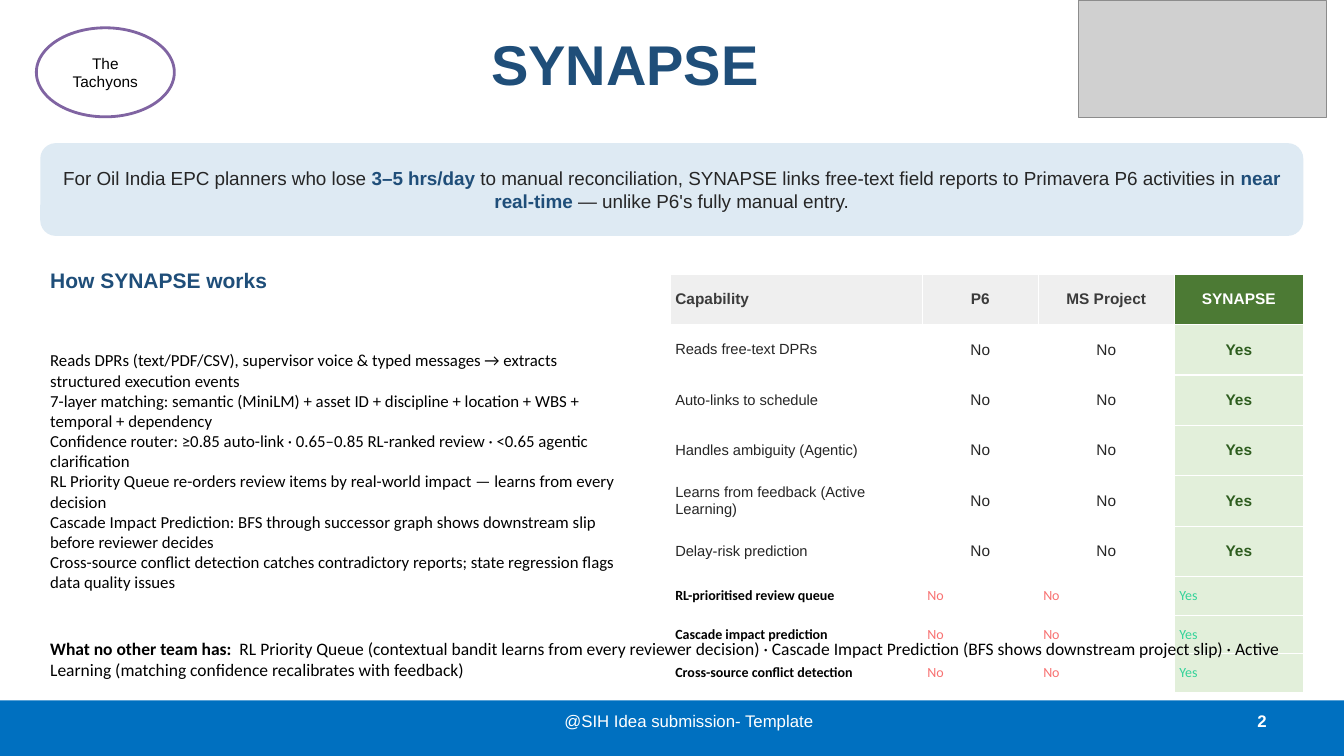
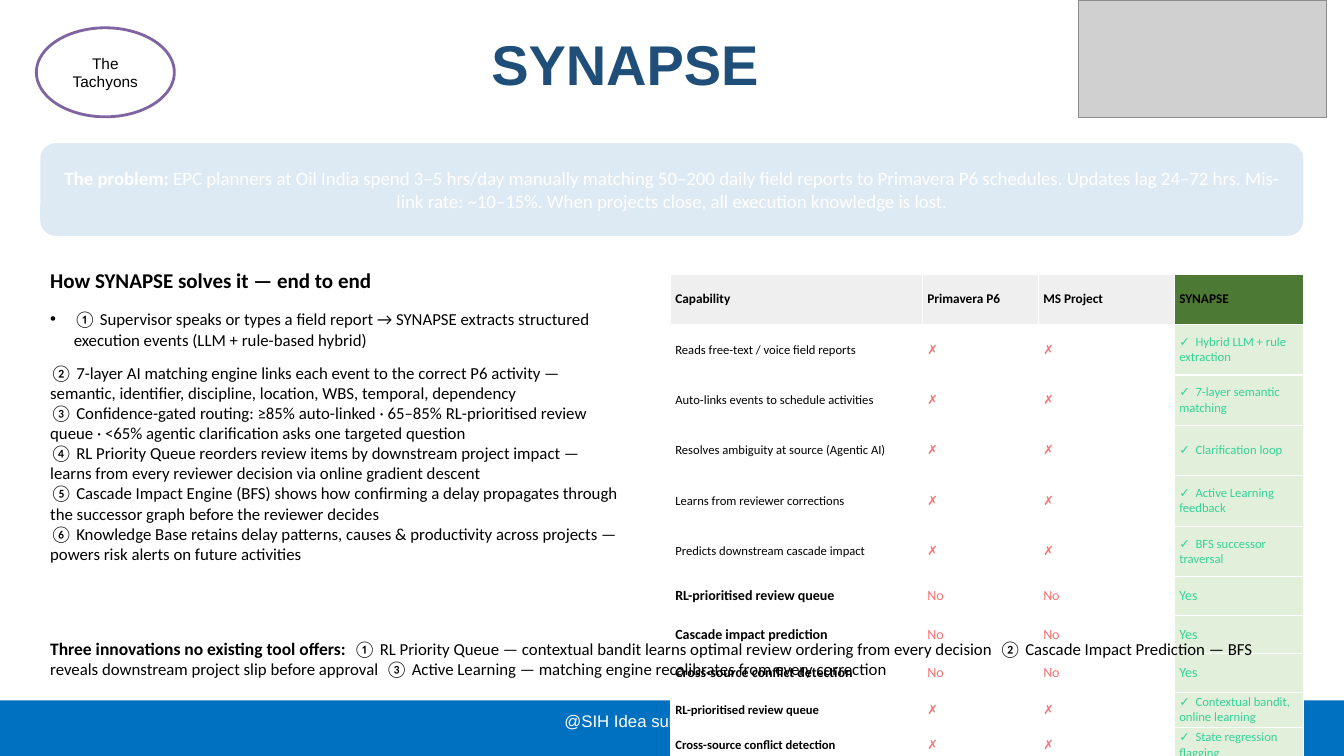
Before and after one commit to Amrithalekshmy/synapse, a slide deck: slide 2 of SYNAPSE_final.pptx. Drawn at 1344x756 pixels with LibreOffice and Linux fonts; fonts in the diff are those of the drawing; grey boxes stand for pictures. Boxes give left, top, right and bottom in pixels: in the first picture for what was removed or moved away, otherwise in the second. Text is boxed around its words. In the diff, an @@ line names an element or a change of style, - is before the commit and + after.

Commit message:
Rebuild PPT with national-level depth: 12-row comparison, 13-row tech stack, all 6 AI capabilities, quantified impact, risk mitigations, peer-reviewed references

```diff
--- a/SYNAPSE_final.pptx
+++ b/SYNAPSE_final.pptx
@@ text in rounded rectangle at (63, 171, 1281, 212): text removed @@
-For Oil India EPC planners who lose 3–5 hrs/day to manual reconciliation, SYNAPSE links free-text field reports to Primavera P6 activities in near real-time — unlike P6's fully manual entry.
@@ text at (50, 273, 371, 288): text changed; font Arial to Calibri; text colour #1F4E79 to #000000 @@
-How SYNAPSE works
+How SYNAPSE solves it — end to end
@@ table at (670, 274, 1304, 756) @@
-row 1, column 2: P6
+row 1, column 2: Primavera P6
-row 2: Reads free-text DPRs | No | No | Yes
+row 2: Reads free-text / voice field reports | ✗ | ✗ | ✓ Hybrid LLM + rule extraction
-row 3: Auto-links to schedule | No | No | Yes
+row 3: Auto-links events to schedule activities | ✗ | ✗ | ✓ 7-layer semantic matching
-row 4: Handles ambiguity (Agentic) | No | No | Yes
+row 4: Resolves ambiguity at source (Agentic AI) | ✗ | ✗ | ✓ Clarification loop
-row 5: Learns from feedback (Active Learning) | No | No | Yes
+row 5: Learns from reviewer corrections | ✗ | ✗ | ✓ Active Learning feedback
-row 6: Delay-risk prediction | No | No | Yes
+row 6: Predicts downstream cascade impact | ✗ | ✗ | ✓ BFS successor traversal
+row 10: RL-prioritised review queue | ✗ | ✗ | ✓ Contextual bandit, online learning
+row 11: Cross-source conflict detection | ✗ | ✗ | ✓ State regression flagging
+row 12: Historical delay risk intelligence | ✗ | ✗ | ✓ Institutional memory + NL query
@@ text at (50, 311, 617, 563): text changed @@
-Reads DPRs (text/PDF/CSV), supervisor voice & typed messages → extracts structured execution events
-7-layer matching: semantic (MiniLM) + asset ID + discipline + location + WBS + temporal + dependency
-Confidence router: ≥0.85 auto-link · 0.65–0.85 RL-ranked review · <0.65 agentic clarification
-RL Priority Queue re-orders review items by real-world impact — learns from every decision
-Cascade Impact Prediction: BFS through successor graph shows downstream slip before reviewer decides
-Cross-source conflict detection catches contradictory reports; state regression flags data quality issues
+• ① Supervisor speaks or types a field report → SYNAPSE extracts structured execution events (LLM + rule-based hybrid)
+② 7-layer AI matching engine links each event to the correct P6 activity — semantic, identifier, discipline, location, WBS, temporal, dependency
+③ Confidence-gated routing: ≥85% auto-linked · 65–85% RL-prioritised review queue · <65% agentic clarification asks one targeted question
+④ RL Priority Queue reorders review items by downstream project impact — learns from every reviewer decision via online gradient descent
+⑤ Cascade Impact Engine (BFS) shows how confirming a delay propagates through the successor graph before the reviewer decides
+⑥ Knowledge Base retains delay patterns, causes & productivity across projects — powers risk alerts on future activities
@@ text at (50, 641, 1252, 678): text changed; size 12.5 to 12 pt @@
-What no other team has: RL Priority Queue (contextual bandit learns from every reviewer decision) · Cascade Impact Prediction (BFS shows downstream project slip) · Active Learning (matching confidence recalibrates with feedback)
+Three innovations no existing tool offers: ① RL Priority Queue — contextual bandit learns optimal review ordering from every decision ② Cascade Impact Prediction — BFS reveals downstream project slip before approval ③ Active Learning — matching engine recalibrates from every correction
@@ page number removed at (1257, 715, 1266, 727) @@
-2
```
Also in this commit, not shown: 4 other slides changed, 1 other file.
